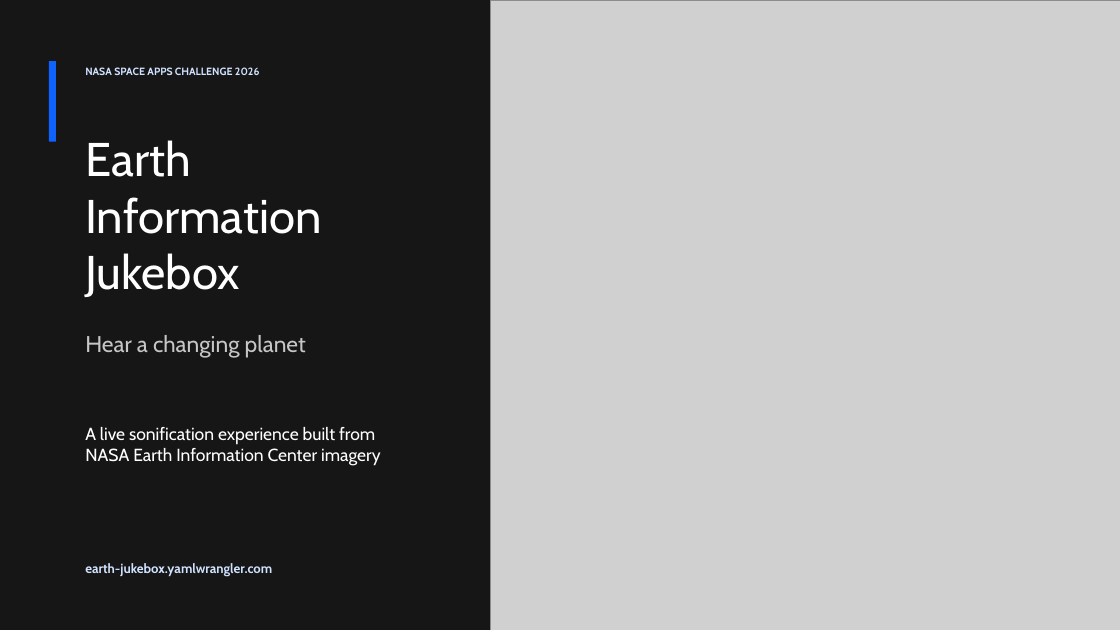
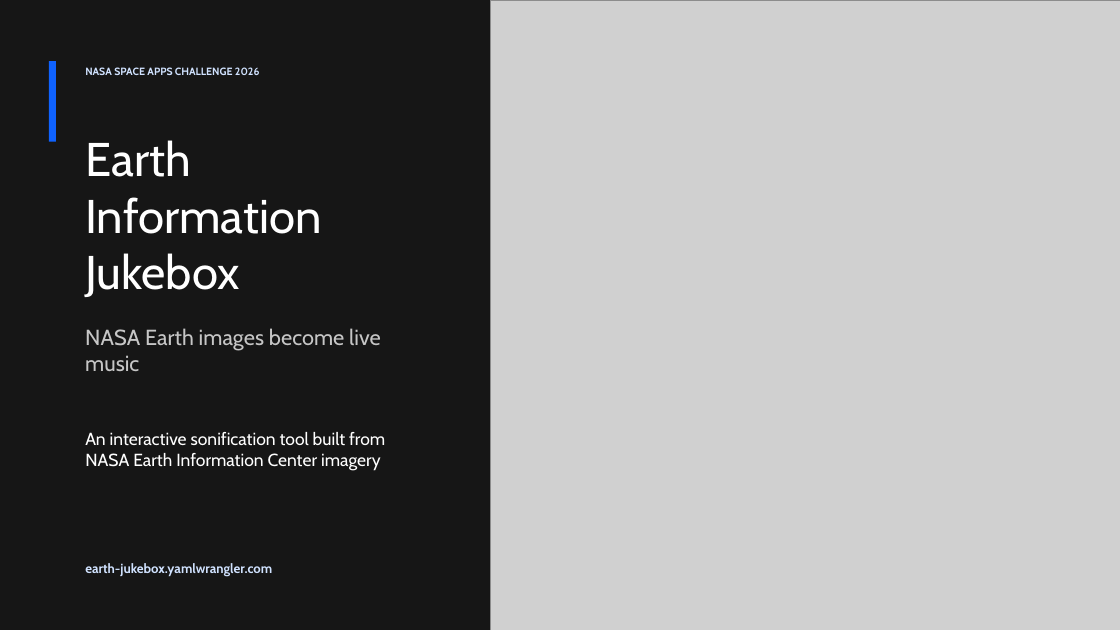
Before and after one commit to fumbles/spaceapps-earth-information-jukebox, a slide deck: slide 1 of earth-information-jukebox-student-pitch.pptx. Drawn at 1120x630 pixels with LibreOffice and Linux fonts; fonts in the diff are those of the drawing; grey boxes stand for pictures. Boxes give left, top, right and bottom in pixels: in the first picture for what was removed or moved away, otherwise in the second. Text is boxed around its words. In the diff, an @@ line names an element or a change of style, - is before the commit and + after.

```diff
--- a/earth-information-jukebox-student-pitch.pptx
+++ b/earth-information-jukebox-student-pitch.pptx
@@ text at <box>85,328,381,371</box>: text changed; size 19.5 to 18.8 pt @@
-Hear a changing planet
+NASA Earth images become live music
@@ text at <box>85,432,385,471</box>: text changed @@
-A live sonification experience built from NASA Earth Information Center imagery
+An interactive sonification tool built from NASA Earth Information Center imagery
```
Also in this commit, not shown: 3 other slides changed, 5 other files.
